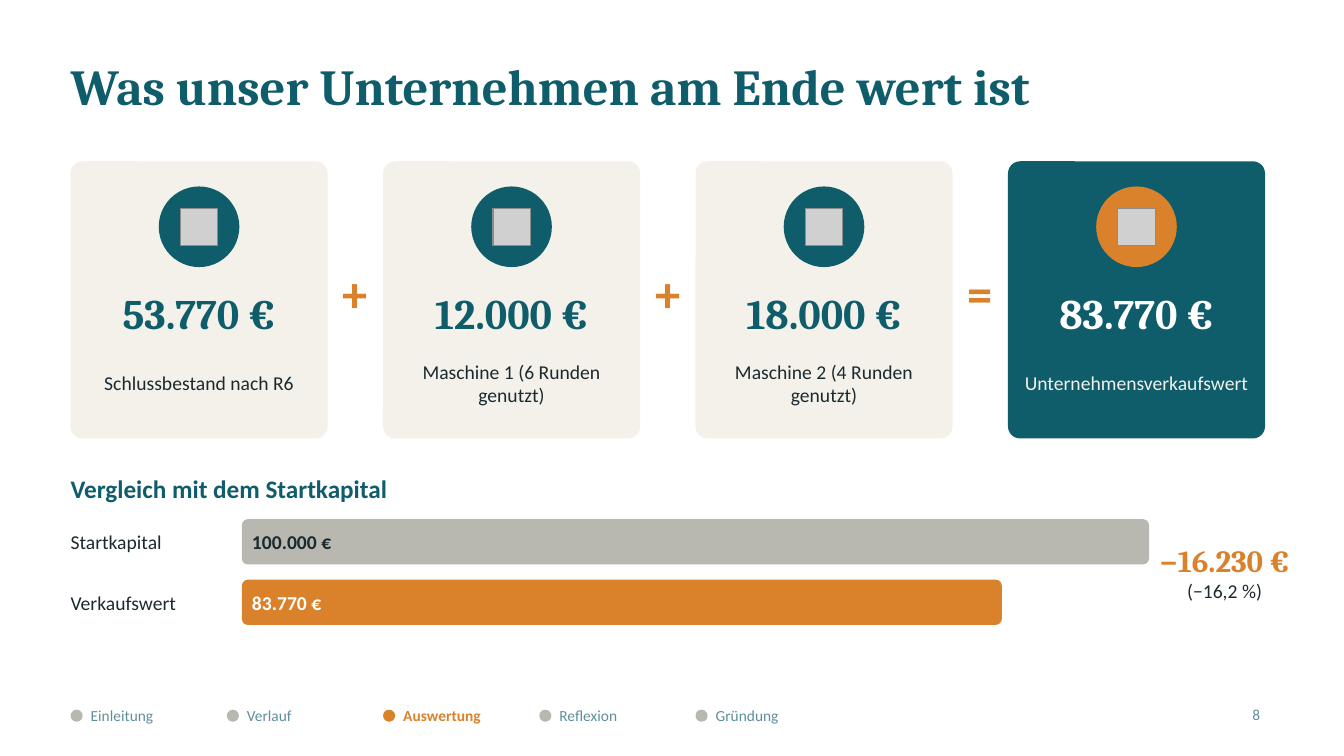
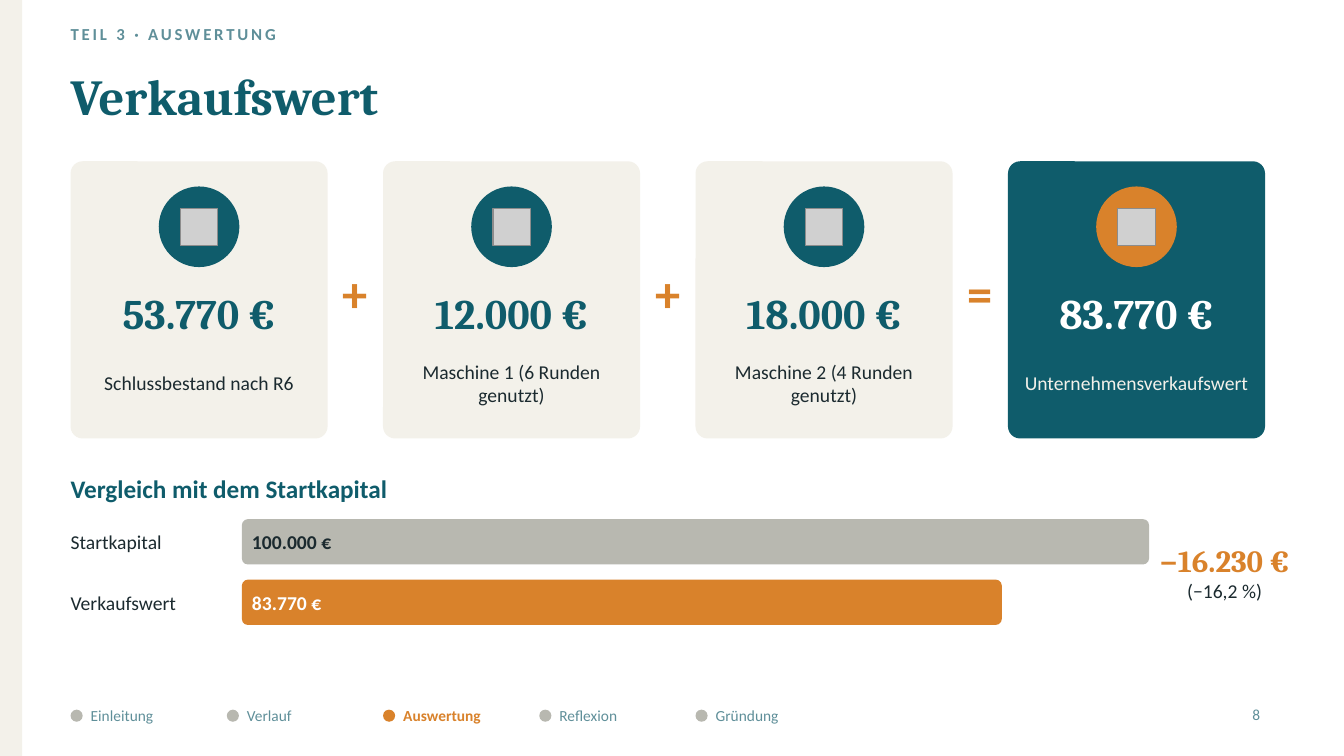
Before and after one commit to jofy0002/claude-workspace, a slide deck: slide 8 of endpraesentation/Elbharz_Endpraesentation.pptx. Drawn at 1344x756 pixels with LibreOffice and Linux fonts; fonts in the diff are those of the drawing; grey boxes stand for pictures. Boxes give left, top, right and bottom in pixels: in the first picture for what was removed or moved away, otherwise in the second. Text is boxed around its words. In the diff, an @@ line names an element or a change of style, - is before the commit and + after.

```diff
--- a/endpraesentation/Elbharz_Endpraesentation.pptx
+++ b/endpraesentation/Elbharz_Endpraesentation.pptx
@@ rectangle added at <box>0,0,22,756</box>, fill #F3F1EA @@
@@ text added at <box>71,29,276,40</box>, 12 pt, text #5F8F99, bold @@
+TEIL 3 · AUSWERTUNG
@@ title removed at <box>71,70,1029,106</box> @@
-Was unser Unternehmen am Ende wert ist
@@ title added at <box>71,79,378,116</box>, 36 pt, text #0F5C6B, bold @@
+Verkaufswert
```
Also in this commit, not shown: 12 other slides changed, 1 slide added, 4 other files.
